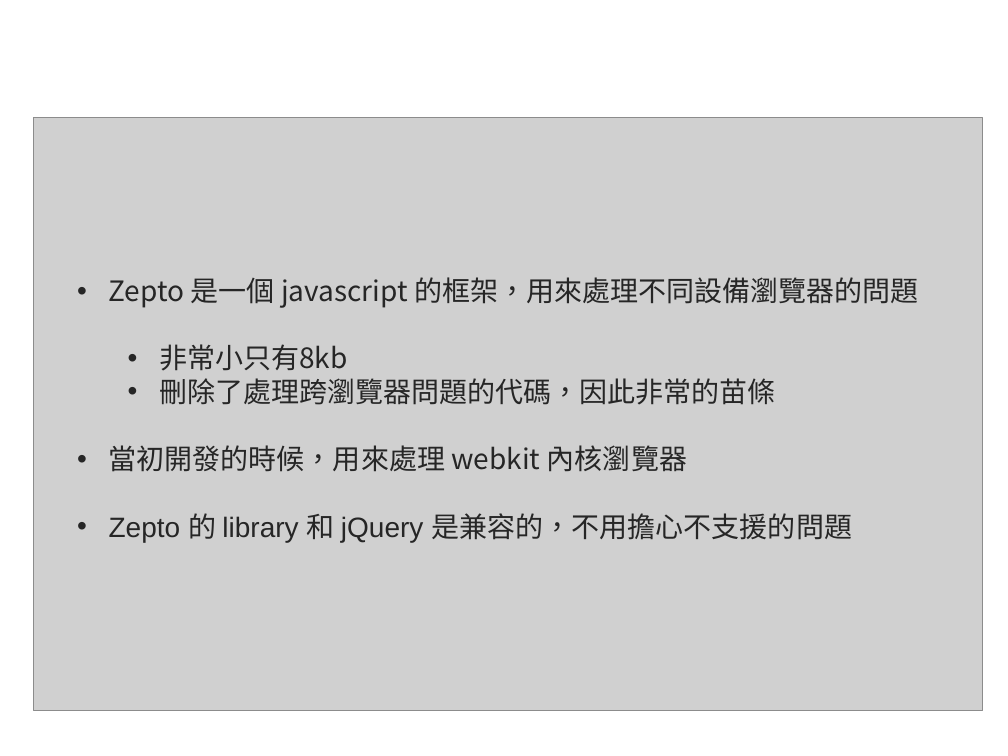
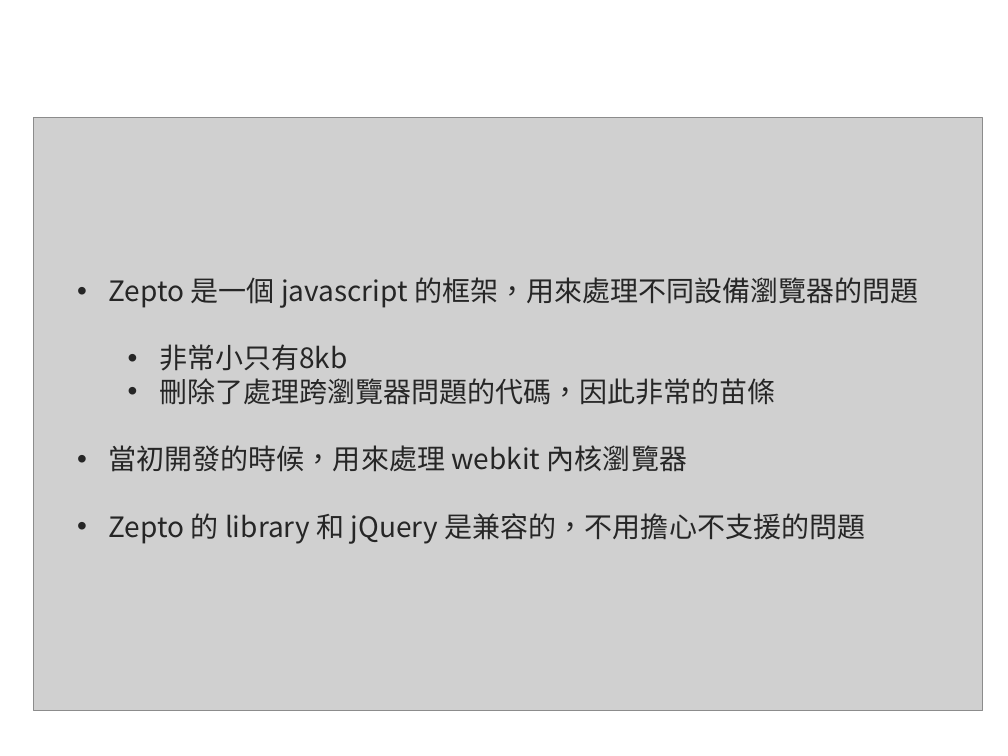
Before and after one commit to coffeered/Web-Final, a slide deck: slide 9 of presentation.pptx. Drawn at 1008x756 pixels with LibreOffice and Linux fonts; fonts in the diff are those of the drawing; grey boxes stand for pictures; background and template pictures are left out. Boxes give left, top, right and bottom in pixels: in the first picture for what was removed or moved away, otherwise in the second. Text is boxed around its words. In the diff, an @@ line names an element or a change of style, - is before the commit and + after.

```diff
--- a/presentation.pptx
+++ b/presentation.pptx
@@ text at [109, 513, 866, 544]: font Arial to Noto Sans CJK SC in "Zepto 的 library 和 jQuery 是兼容的，不用擔心不支援的問題" @@
```
Also in this commit, not shown: 1 other slide changed, 2 slides added, 4 other files.
